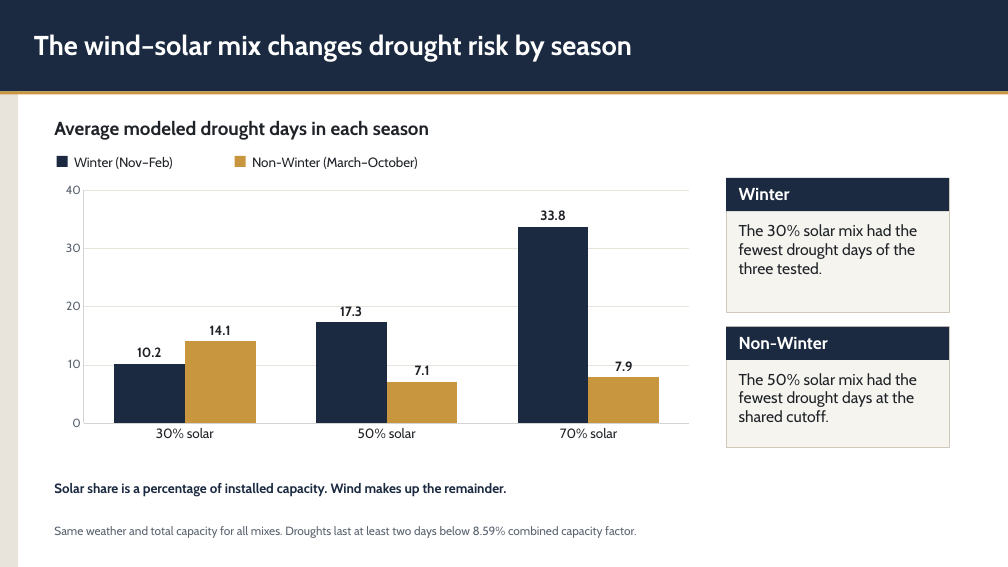
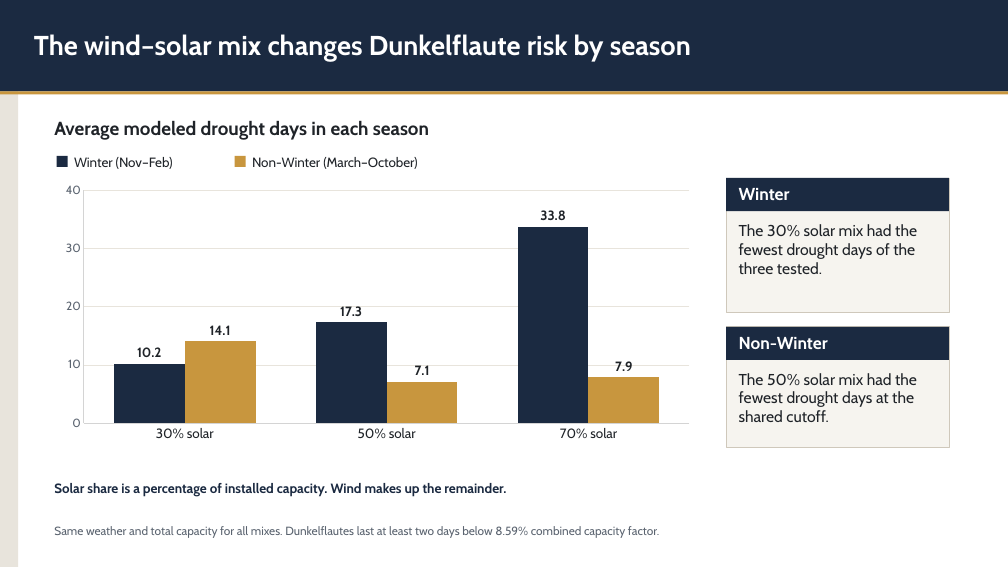
Before and after one commit to asakti47/dunkelflaute-explorer, a slide deck: slide 6 of Dunkelflaute Presentation.pptx. Drawn at 1008x567 pixels with LibreOffice and Linux fonts; fonts in the diff are those of the drawing. Boxes give left, top, right and bottom in pixels: in the first picture for what was removed or moved away, otherwise in the second. Text is boxed around its words. In the diff, an @@ line names an element or a change of style, - is before the commit and + after.

```diff
--- a/Dunkelflaute Presentation.pptx
+++ b/Dunkelflaute Presentation.pptx
@@ text at (x1=34, y1=34, x2=691, y2=61): text changed @@
-The wind–solar mix changes drought risk by season
+The wind–solar mix changes Dunkelflaute risk by season
@@ text at (x1=54, y1=526, x2=659, y2=538): text changed @@
-Same weather and total capacity for all mixes. Droughts last at least two days below 8.59% combined capacity factor.
+Same weather and total capacity for all mixes. Dunkelflautes last at least two days below 8.59% combined capacity factor.
```
Also in this commit, not shown: 6 other slides changed.
